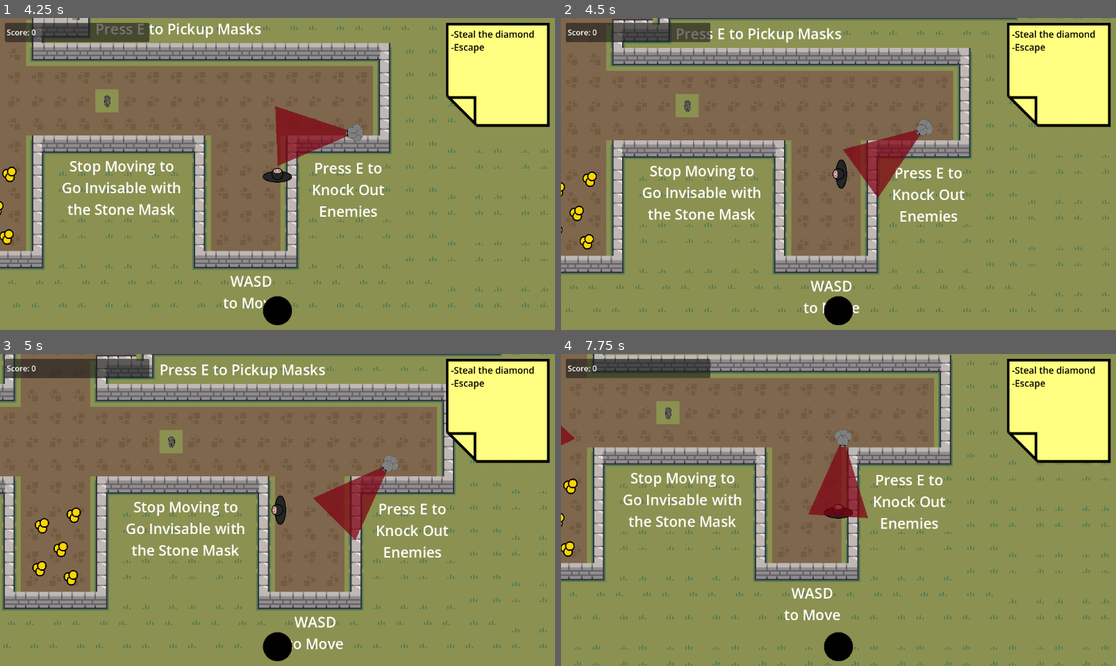
Above: before the commit, frames 1-4 (two rows, left to right).
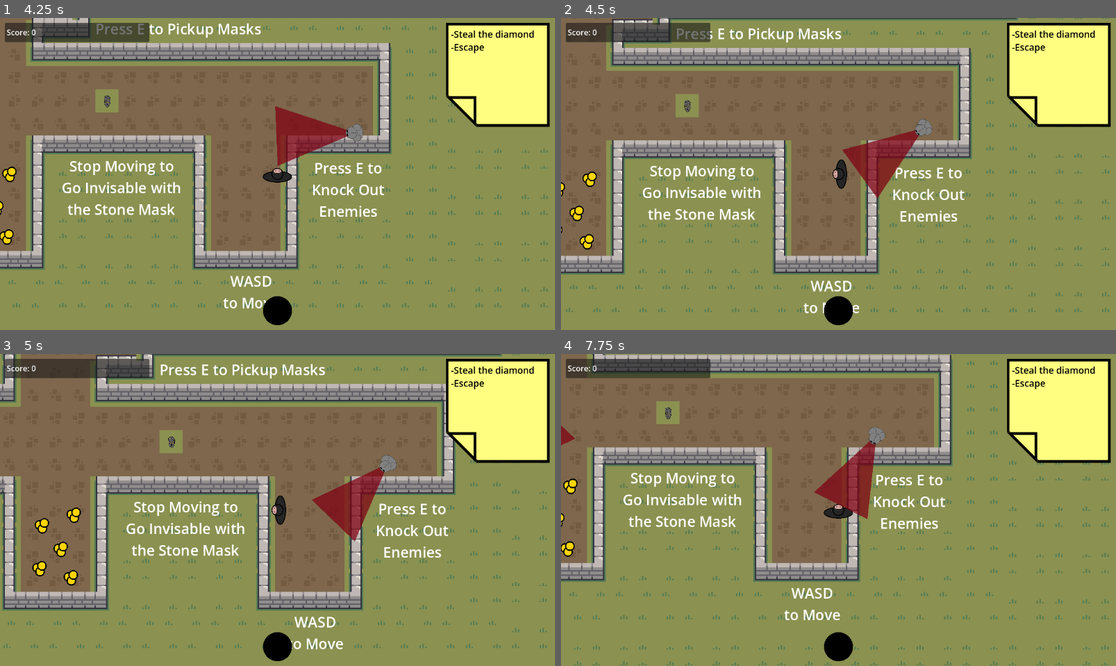
Above: after the commit, the same moments.

Repository: Quackstir/Game-Jam
Game: Godot game, scene res://Common/SceneManager/SceneManager.tscn
The game is run twice, just before and just after one commit, with the same random seed, the same clock (stepped at 60 frames per second) and the same inputs. Sound files missing from this copy of the repository are replaced by a short silence.
Inputs:
- Up to frame 1 (4.25 s): click "PLAY" at 0.5 s; tap Q (activate_mask) at 1.25, 2.75 s; hold D (move_right) 1.28-2.03 s; hold Q (activate_mask) 1.28-2.03 s; hold S (move_down) 2.03-2.78 s; tap E (interact) at 2.1, 3.6 s; hold D (move_right) 2.78-3.53 s; hold Q (activate_mask) 2.78-3.53 s; hold W (move_up) from 3.53 s (still down)
- Up to frame 2 (4.5 s): tap Q (activate_mask) at 4.25 s; release W (move_up) at 4.28 s; hold A (move_left) from 4.28 s (still down); hold Q (activate_mask) from 4.28 s (still down)
- Up to frame 3 (5 s): keep holding A (move_left); keep holding Q (activate_mask)
- Up to frame 4 (7.75 s): release Q (activate_mask) at 5.03 s; tap E (interact) at 5.1, 6.6 s; release A (move_left) at 5.78 s; hold S (move_down) 5.78-6.53 s; hold Q (activate_mask) 5.78-6.53 s; hold D (move_right) 6.53-7.28 s; hold W (move_up) from 7.28 s (still down); hold Q (activate_mask) from 7.28 s (still down)

Frame 1 is identical in both runs. In frame 2, 0.1% of the frame differs, in the area x 50-68%, y 32-58%; in frame 3, 0.2%; in frame 4, 1.4%, in the area x 44-59%, y 23-54%.

Commit message:
Guard small fixes
Nav switched to edge-centered
Guard looks to next nav point instead of goal point

Diff:
--- a/Global Game Jam 2026/GlobalGameJam2026/NPCs/Enemy/Guards/basic_guard.gd
+++ b/Global Game Jam 2026/GlobalGameJam2026/NPCs/Enemy/Guards/basic_guard.gd
@@ -80,7 +80,7 @@
 		State.RESET_TURN:
 			_turn_to_path(delta)
 		State.RESET:
-			look_at(_target_nav_goal)
+			look_at(navigation_agent.get_next_path_position())
 		State.KNOCKED_OUT:
 			_flash_away_once()
 
--- a/Global Game Jam 2026/GlobalGameJam2026/NPCs/Enemy/Guards/basic_guard.tscn
+++ b/Global Game Jam 2026/GlobalGameJam2026/NPCs/Enemy/Guards/basic_guard.tscn
@@ -69,6 +69,7 @@
 shape = SubResource("CircleShape2D_44dus")
 
 [node name="NavigationAgent2D" type="NavigationAgent2D" parent="." unique_id=892931331]
+path_postprocessing = 1
 avoidance_enabled = true
 debug_use_custom = true
 debug_path_custom_color = Color(1, 0, 0, 1)
